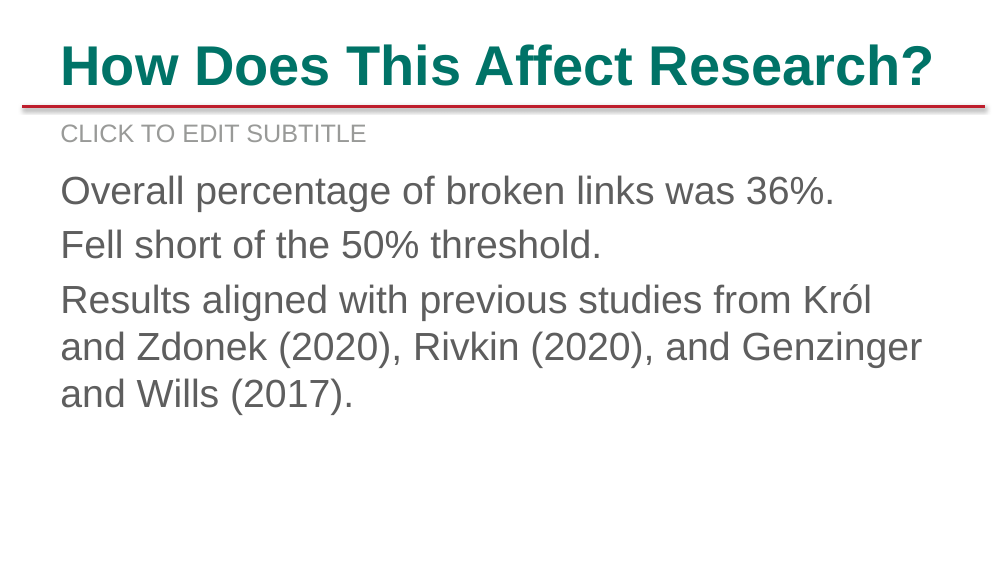
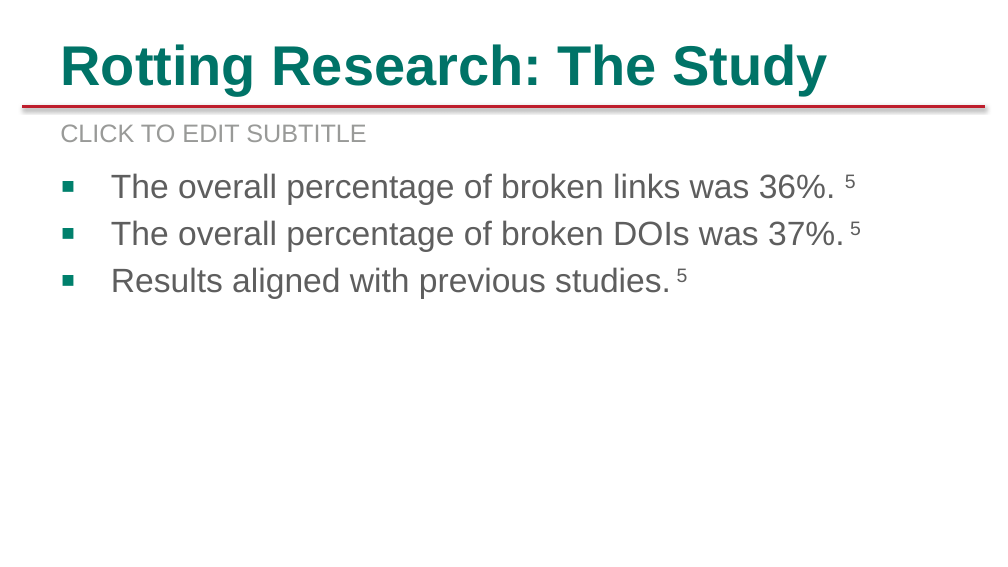
Before and after one commit to rottingresearch/rottingresearch, a slide deck: slide 11 of Presentations/ALA LibLearnX 2024/LibLearnX-2024-ALA.pptx (slide 9 before the commit). Drawn at 1008x567 pixels with LibreOffice and Linux fonts; fonts in the diff are those of the drawing; background and template pictures are left out. Boxes give left, top, right and bottom in pixels: in the first picture for what was removed or moved away, otherwise in the second. Text is boxed around its words. In the diff, an @@ line names an element or a change of style, - is before the commit and + after.

```diff
--- a/Presentations/ALA LibLearnX 2024/LibLearnX-2024-ALA.pptx
+++ b/Presentations/ALA LibLearnX 2024/LibLearnX-2024-ALA.pptx
@@ title at (x1=60, y1=44, x2=828, y2=95): text changed @@
-How Does This Affect Research?
+Rotting Research: The Study
@@ text at (x1=111, y1=173, x2=861, y2=299): text changed; size 28 to 24 pt @@
-Overall percentage of broken links was 36%.
-Fell short of the 50% threshold.
-Results aligned with previous studies from Król and Zdonek (2020), Rivkin (2020), and Genzinger and Wills (2017).
+▪ The overall percentage of broken links was 36%. 5
+▪ The overall percentage of broken DOIs was 37%. 5
+▪ Results aligned with previous studies. 5
```
Also in this commit, not shown: 13 other slides changed, 4 slides added, 3 slides removed, 1 other file.
